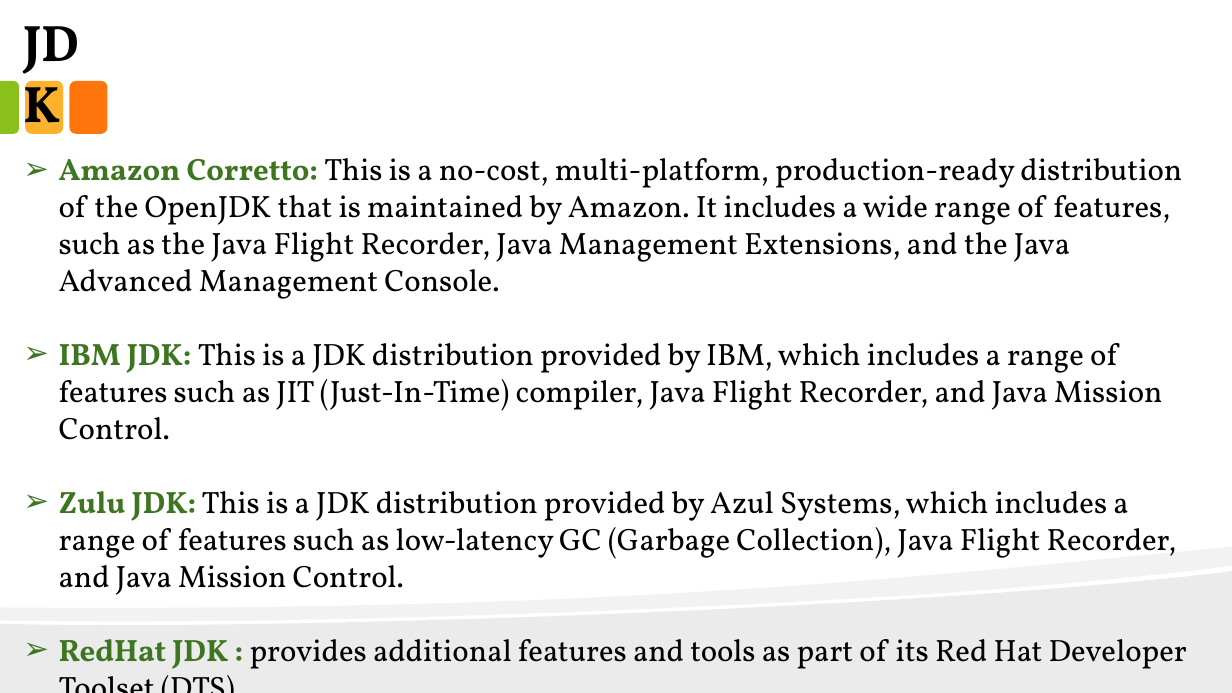
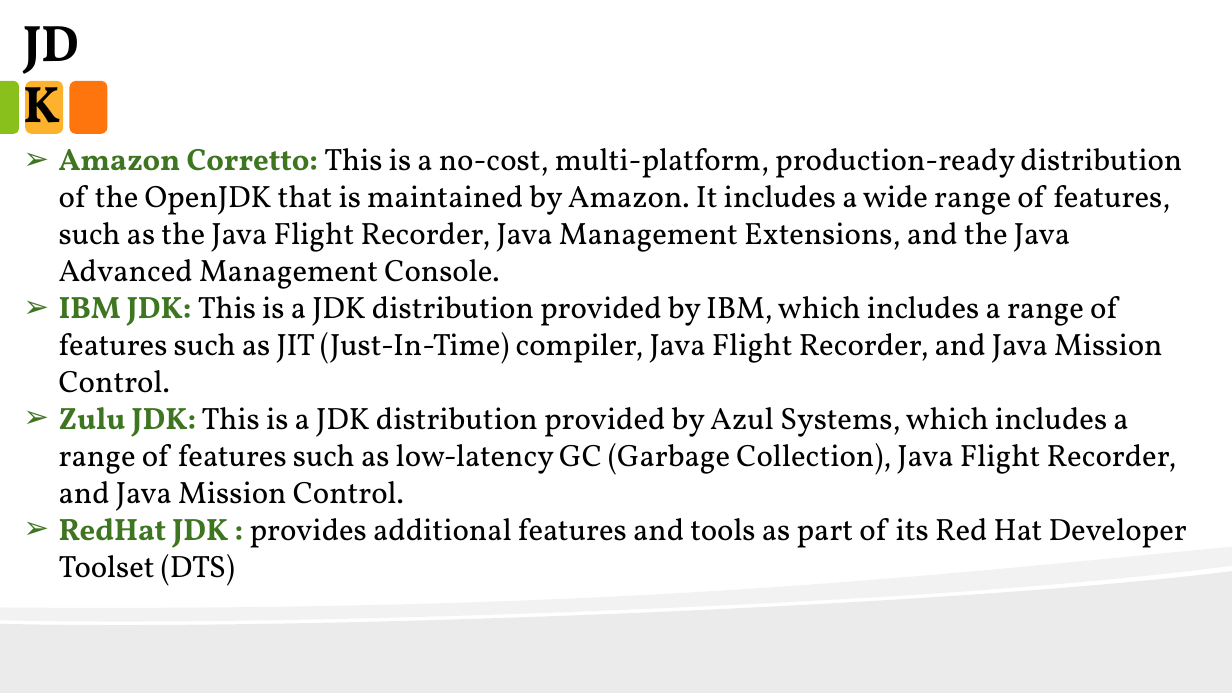
Before and after one commit to anirudhagaikwad/Java_Programming, a slide deck: slide 29 of Java_PPT/#1_Introduction_of_Java.pptx. Drawn at 1232x693 pixels with LibreOffice and Linux fonts; fonts in the diff are those of the drawing. Boxes give left, top, right and bottom in pixels: in the first picture for what was removed or moved away, otherwise in the second. Text is boxed around its words. In the diff, an @@ line names an element or a change of style, - is before the commit and + after.

```diff
--- a/Java_PPT/#1_Introduction_of_Java.pptx
+++ b/Java_PPT/#1_Introduction_of_Java.pptx
@@ text "Amazon Corretto: This is a ..." rewrapped from [59,158,1187,669] to [59,148,1187,586] @@
```
Also in this commit, not shown: 5 other slides changed, 19 other files.
